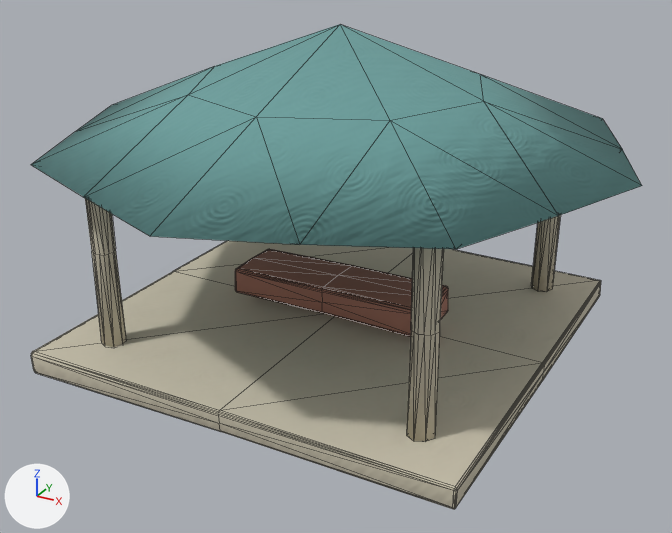
What one commit did to the glTF model assets/styles/bright_clay/models/prop_pavilion.glb.
Before and after are seen from a 50 mm camera at (7.61, -13.96, 8.35) aimed at (0.21, -0.52, 1.63). Lighting does not change. The marker at lower left points along +X, +Y and +Z. The older version comes first. Mesh edges are drawn as thin lines. Vertices at exactly the same position are counted once.

Names of what the first picture shows: 'scenery_coral', 'scenery_cream', 'scenery_teal'.
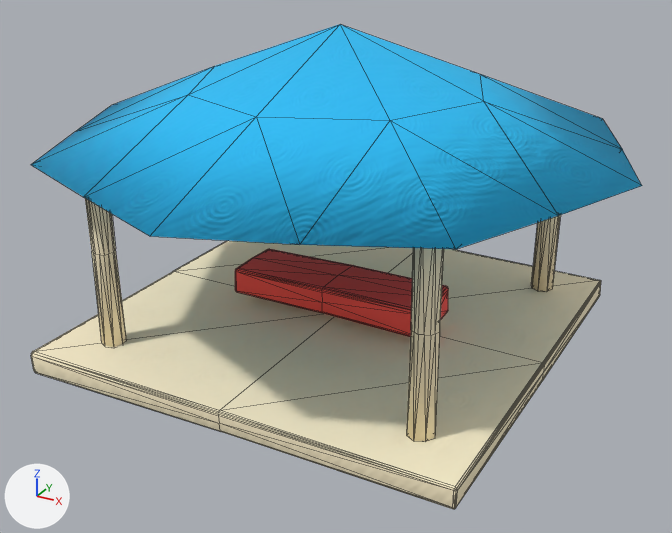
Changed parts and their boxes [x1, y1, x2, y2] in the pictures (672 x 533 px):
part 1 of me_cube_051, recoloured (lighter)
    both: [31, 198, 601, 509]
part 2 of me_cone, recoloured
    both: [31, 24, 642, 249]
part 3 of me_cube_052, recoloured (brown to red)
    both: [235, 249, 448, 337]

Patch to the scene script:
```diff
--- a/assets/styles/bright_clay/models/prop_pavilion.glb.py
+++ b/assets/styles/bright_clay/models/prop_pavilion.glb.py
@@ me_cube_051 @@
 me_cube_051.from_pydata(...)  # 230 vertices, 440 faces; spans x -4.0..4.0, y -4.0..4.0, z -0.2..3.8
 # used by ob_scenery_cream; location = (0.0, 0.0, 0.2)
+# me_cube_051 part 1: 440 faces centred in x -4.0..4.0, y -3.99..3.99, z -0.2..3.79 are repainted in the vertex colours; the middle colour goes from light grey #c9c2ac to beige #fff1cc
 me_cube_051.materials.append(mat_handworked_clay)
@@ me_cone @@
 me_cone.from_pydata(...)  # 30 vertices, 56 faces; spans x -5.2..5.2, y -5.2..5.2, z -1.0..1.0
 # used by ob_scenery_teal; location = (0.0, 0.0, 4.8)
+# me_cone part 2: 56 faces centred in x -4.7..4.72, y -4.71..4.69, z -0.99..0.35 are repainted in the vertex colours; the middle colour goes from cyan #6b9d9b to cyan #28bdf4
 me_cone.materials.append(mat_handworked_clay)
@@ me_cube_052 @@
 me_cube_052.from_pydata(...)  # 102 vertices, 200 faces; spans x -2.0..2.0, y -0.65..0.65, z -0.3..0.3
 # used by ob_scenery_coral; location = (0.0, 0.0, 0.9)
+# me_cube_052 part 3: 200 faces centred in x -1.99..1.99, y -0.64..0.64, z -0.29..0.29 are repainted in the vertex colours; the middle colour goes from brown #a87564 to red #ff574f
 me_cube_052.materials.append(mat_handworked_clay)
```
